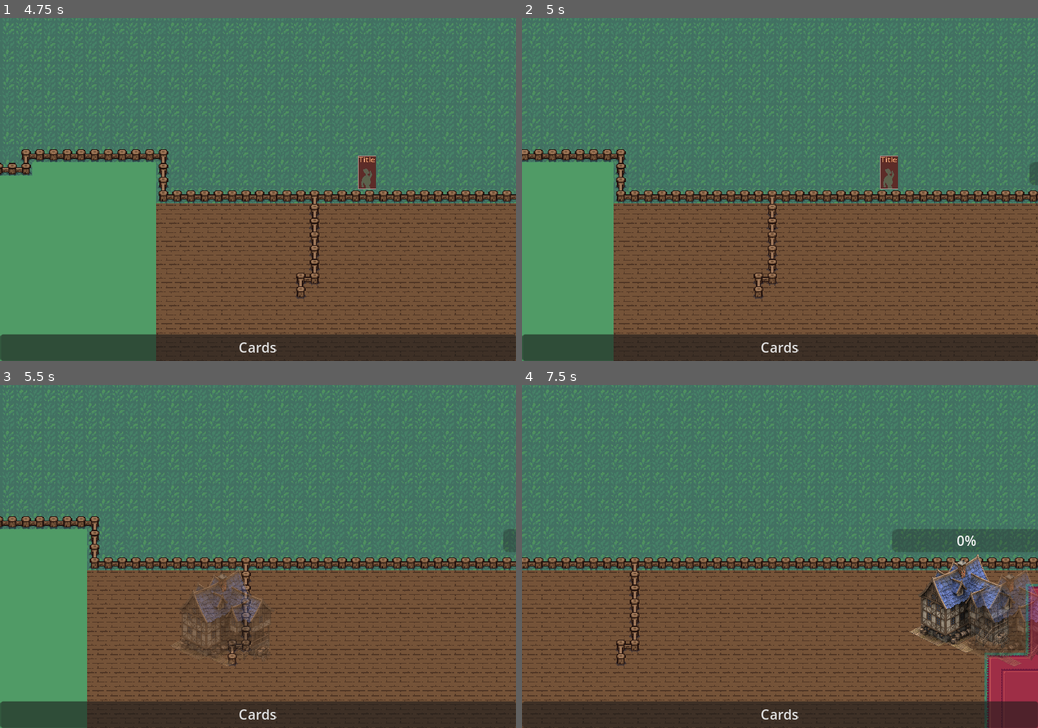
Above: before the commit, frames 1-4 (two rows, left to right).
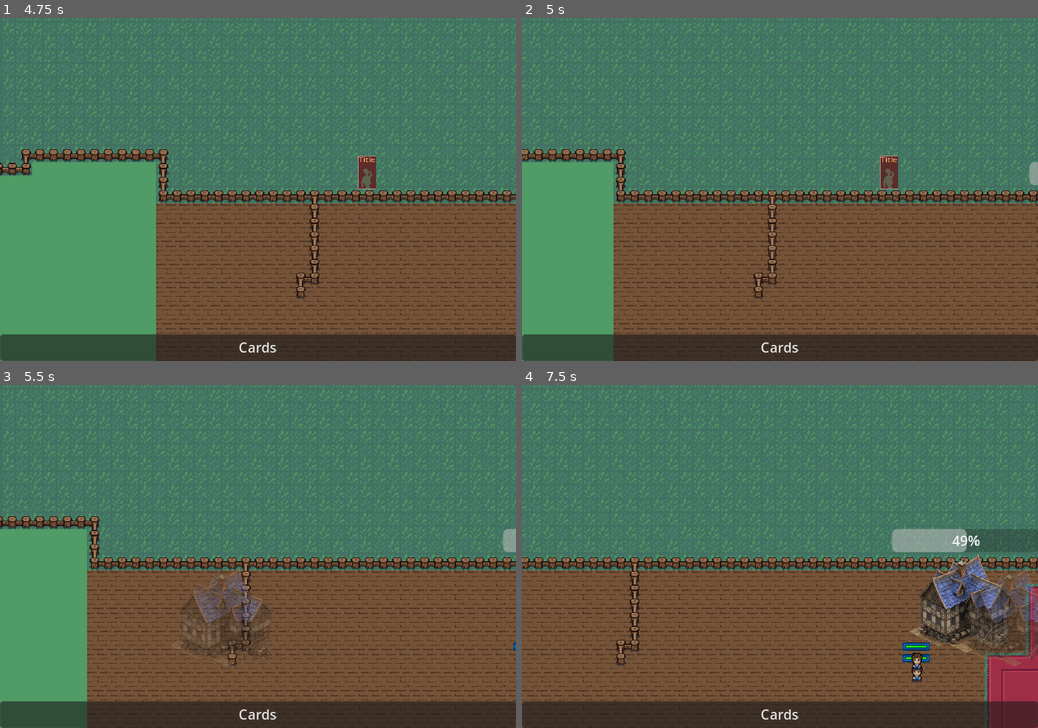
Above: after the commit, the same moments.

Repository: SiTOTG/KingVsKing
Game: Godot game, scene res://world/world.tscn
Two runs of this game, one before a commit and one after it. Both use one fixed random seed, a clock stepped at 60 frames per second and the inputs below.
Inputs (mouse positions are in pixels of both pictures, inside the frame that each line leads up to):
- Up to frame 1 (4.75 s): click "Cards" at 0.5 s; click (165, 302) at 1.25 s; click (227, 302) at 2 s; click (288, 302) at 2.75 s; click (350, 302) at 3.5 s; tap Enter at 4.25 s; move the mouse to (371, 172) at 4.27 s; hold Right (ui_right) from 4.28 s (still down); right-click (371, 172) at 4.35 s; click (371, 172) at 4.42 s
- Up to frame 2 (5 s): keep holding Right (ui_right)
- Up to frame 3 (5.5 s): release Right (ui_right) at 5 s; drag from (154, 573) to (232, 625) at 5.02 s
- Up to frame 4 (7.5 s): tap Space at 5.75 s; move the mouse to (831, 481) at 5.77 s; hold Right (ui_right) 5.78-6.5 s; tap Mouse wheel down (zoom_out_slow) at 5.85 s; click (831, 481) at 5.92 s; drag from (754, 625) to (625, 505) at 6.52 s; move the mouse to (934, 607) at 7.27 s; hold Left (ui_left) from 7.28 s (still down); tap Mouse wheel up (zoom_in_slow) at 7.35 s; click (934, 607) at 7.42 s

Frame 1 is identical in both runs. In frame 2, 0.1% of the frame differs, in the area x 98-100%, y 42-49%; in frame 3, 0.2%; in frame 4, 1.4%, in the area x 71-89%, y 42-87%.
Error before the commit: Parse Error: Argument 1 of annotation "@export_node_path" isn't a constant expression. (res://player/spawner.gd:5)
Error after the commit: Invalid call. Nonexistent function 'get_next_location' in base 'NavigationAgent2D'. (res://creatures/creature.gd:66)

Commit message:
Finish code to create buildings

Diff:
--- a/creatures/creature.gd
+++ b/creatures/creature.gd
@@ -51,7 +51,9 @@
 	)
 
 func _physics_process(_delta):
-	if global_position.distance_to(destination) > 10:
+	if not is_instance_valid(target) and agent.target_location != destination:
+		agent.target_location = destination
+	if global_position.distance_to(agent.target_location) > 10:
 		move()
 	else:
 		_idle()
--- a/creatures/footman.tscn
+++ b/creatures/footman.tscn
@@ -495,7 +495,7 @@
 input_1/auto_advance = false
 
 [sub_resource type="AnimationNodeBlendTree" id="AnimationNodeBlendTree_us4em"]
-graph_offset = Vector2(-503.833, -30.6667)
+graph_offset = Vector2(-392.605, -94.5333)
 nodes/Attack/node = SubResource("AnimationNodeOneShot_08ilc")
 nodes/Attack/position = Vector2(320, 120)
 nodes/AttackDirection/node = SubResource("AnimationNodeBlendSpace2D_olyny")
@@ -529,4 +529,4 @@
 parameters/AttackDirection/blend_position = Vector2(0.00857282, 0.823928)
 parameters/IdleDirection/blend_position = Vector2(0.5, -1)
 parameters/MoveDirection/blend_position = Vector2(0.5, -1)
-parameters/Movement/current = 1
+parameters/Movement/current = 0
--- a/creatures/skeleton.tscn
+++ b/creatures/skeleton.tscn
@@ -345,7 +345,7 @@
 blend_point_1/pos = -1.0
 
 [sub_resource type="AnimationNodeBlendTree" id="AnimationNodeBlendTree_xavfb"]
-graph_offset = Vector2(-623.314, 37.7129)
+graph_offset = Vector2(-510.372, 169.147)
 nodes/AttackDirection/node = SubResource("AnimationNodeBlendSpace1D_6ocwi")
 nodes/AttackDirection/position = Vector2(60, 380)
 nodes/AttackTrigger/node = SubResource("AnimationNodeOneShot_sle6k")
--- a/player/card_hud.gd
+++ b/player/card_hud.gd
@@ -35,6 +35,7 @@
 		if held_card and ctx == SPAWNER and _tilemap_master.can_build_there():
 			var spawner = load(held_card.spawner_scene) as PackedScene
 			create_spawner.emit(_tilemap_master.get_origin_position(), spawner)
+			_tilemap_master.set_tiles_as_blocked()
 
 func _physics_process(delta):
 	if held_card_sprite:
--- a/player/spawner.gd
+++ b/player/spawner.gd
@@ -1,8 +1,9 @@
+class_name Spawner
 extends StaticBody2D
 
 @export var creature_scene: PackedScene
 @export var spawn_capacity := 100
-@export_node_path(Node2D) var move_position
+
 
 @export_flags_2d_physics var enemy_layer = 0
 @export_flags_2d_physics var friendly_layer = 0
@@ -10,8 +11,15 @@
 @onready var spawn_position = $SpawnPosition
 @onready var progress_bar = $ProgressBar
 @onready var spawn_timer = $SpawnTimer
+@onready var move_position = $MovePosition
 
+
+var starting_move_position: Vector2
 var spawned = 0
+
+func _ready():
+	if starting_move_position:
+		move_position.global_position = starting_move_position
 
 func _process(_delta):
 	progress_bar.value = (1 - (spawn_timer.time_left / spawn_timer.wait_time))*100
@@ -25,10 +33,7 @@
 	var creature: Creature = creature_scene.instantiate() as Creature
 	if not creature:
 		return
-	if move_position:
-		var move_position_node: Node2D = get_node_or_null(move_position) as Node2D
-		if move_position_node:
-			creature.destination = move_position_node.global_position
+	creature.destination = move_position.global_position
 	creature.global_position = spawn_position.global_position
 	creature.enemy_layer = enemy_layer
 	creature.friendly_layer = friendly_layer
--- a/player/spawner.tscn
+++ b/player/spawner.tscn
@@ -34,4 +34,7 @@
 offset_right = 88.0
 offset_bottom = -61.0
 
+[node name="MovePosition" type="Marker2D" parent="."]
+position = Vector2(-360, 16)
+
 [connection signal="timeout" from="SpawnTimer" to="." method="_on_spawn_timer_timeout"]
--- a/project.godot
+++ b/project.godot
@@ -34,6 +34,11 @@
 "language": &"GDScript",
 "path": "res://world/tiles/custom_tile_map.gd"
 }, {
+"base": "StaticBody2D",
+"class": &"Spawner",
+"language": &"GDScript",
+"path": "res://player/spawner.gd"
+}, {
 "base": "TileMap",
 "class": &"TilemapMaster",
 "language": &"GDScript",
@@ -50,6 +55,7 @@
 "Creature": "",
 "CreatureStats": "",
 "CustomTileMap": "",
+"Spawner": "",
 "TilemapMaster": "",
 "ValueBar": ""
 }
--- a/world/tilemap_master.gd
+++ b/world/tilemap_master.gd
@@ -7,6 +7,8 @@
 var is_showing_buidable_tiles: bool = false
 var origin: Vector2i = Vector2i.ZERO
 var size: Vector2i = Vector2i.ONE
+
+var occupied_cells: Array[Vector2i] = []
 
 func _unhandled_input(event):
 	if event is InputEventMouseMotion and is_showing_buidable_tiles:
@@ -23,6 +25,10 @@
 
 func get_origin_position() -> Vector2:
 	return map_to_local(origin)
+
+func set_tiles_as_blocked():
+	var buildable_tiles = get_buildable_cells()
+	occupied_cells.append_array(buildable_tiles)
 
 func show_buildable_tiles(size: Vector2i):
 	self.origin = local_to_map(get_local_mouse_position())
@@ -67,6 +73,6 @@
 			continue
 		var buildable_cells_child = custom_tile_map.get_buildable_cells(origin, size)
 		for cell in buildable_cells_child:
-			if not buildable_cells.has(cell):
+			if not buildable_cells.has(cell) and not occupied_cells.has(cell):
 				buildable_cells.append(cell)
 	return buildable_cells
--- a/world/tiles/castle.tscn
+++ b/world/tiles/castle.tscn
@@ -452,8 +452,6 @@
 navigation_layer_0/layers = 1
 custom_data_layer_0/name = "Buildable"
 custom_data_layer_0/type = 1
-custom_data_layer_1/name = "Occupied"
-custom_data_layer_1/type = 1
 sources/0 = SubResource("TileSetAtlasSource_np3xr")
 sources/2 = SubResource("TileSetAtlasSource_xcdej")
 sources/3 = SubResource("TileSetAtlasSource_jclsv")
--- a/world/tiles/custom_tile_map.gd
+++ b/world/tiles/custom_tile_map.gd
@@ -6,7 +6,7 @@
 	var available_cells := get_available_cells(origin, size)
 	for cell in available_cells:
 		var cell_data: TileData = get_cell_tile_data(0, cell)
-		if cell_data.get_custom_data("Buildable") == true and cell_data.get_custom_data("Occupied") == false:
+		if cell_data.get_custom_data("Buildable") == true:
 			buildable_cells.append(cell)
 	return buildable_cells
 
--- a/world/tiles/grass.tscn
+++ b/world/tiles/grass.tscn
@@ -565,8 +565,6 @@
 navigation_layer_0/layers = 1
 custom_data_layer_0/name = "Buildable"
 custom_data_layer_0/type = 1
-custom_data_layer_1/name = "Occupied"
-custom_data_layer_1/type = 1
 sources/0 = SubResource("TileSetAtlasSource_rwv7h")
 sources/1 = SubResource("TileSetAtlasSource_kl18q")
 sources/2 = SubResource("TileSetAtlasSource_ru13d")
--- a/world/world.gd
+++ b/world/world.gd
@@ -8,7 +8,7 @@
 
 
 func _on_card_hud_create_spawner(position: Vector2, spawner_scene: PackedScene):
-	var spawner = spawner_scene.instantiate() as StaticBody2D
+	var spawner = spawner_scene.instantiate() as Spawner
 	spawner.global_position = position
-	spawner.move_position = spawner.get_path_to(destination_lane_1, true)
+	spawner.starting_move_position = destination_lane_1.global_position
 	add_child(spawner)
--- a/world/world.tscn
+++ b/world/world.tscn
@@ -49,7 +49,9 @@
 [node name="Spawner" parent="." instance=ExtResource("4_vwoog")]
 position = Vector2(584, 56)
 creature_scene = ExtResource("8_x4gb2")
-move_position = NodePath("../DestinationLane1")
+
+[node name="MovePosition" parent="Spawner" index="5"]
+position = Vector2(-1384, 105)
 
 [node name="DestinationLane1" type="Marker2D" parent="."]
 position = Vector2(-793.638, 161.18)
@@ -59,12 +61,14 @@
 rotation = 3.14159
 scale = Vector2(1, -1)
 creature_scene = ExtResource("9_yn5ae")
-move_position = NodePath("../Spawner")
 enemy_layer = 2
 friendly_layer = 4
 
 [node name="ProgressBar" parent="EvilSpawner" index="4"]
 visible = false
+
+[node name="MovePosition" parent="EvilSpawner" index="5"]
+position = Vector2(-1424, 16.0036)
 
 [node name="card_hud" parent="." instance=ExtResource("4_j856n")]
 visible = false
@@ -72,4 +76,5 @@
 
 [connection signal="create_spawner" from="card_hud" to="." method="_on_card_hud_create_spawner"]
 
+[editable path="Spawner"]
 [editable path="EvilSpawner"]
